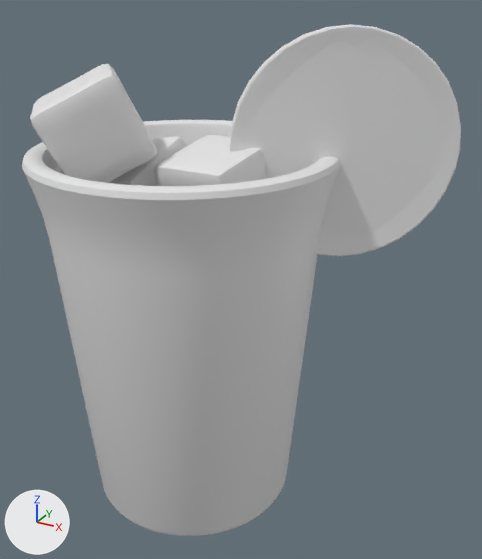
An edit to the OBJ model public/assets/drink-baked/blog0124.obj, drawn before and after from the same camera.
Both versions are drawn from a camera (50 mm lens) standing at (3.42, -5.13, 5.07) and looking at (0.54, 0.1, 2.46). The lights are fixed; the arrows at lower left show +X, +Y and +Z. The first picture is the older version. Where no turn or scale is listed for an object, it has been applied to the vertices.

The scene before the commit, as lines of its bpy script (objects in view):
```python
me_circle_001 = bpy.data.meshes.new('Circle.001')
me_circle_001.from_pydata(...)  # 834 vertices, 832 faces; spans x 0.5..2.3, y -0.15..0.97, z 2.77..4.78
me_cube = bpy.data.meshes.new('Cube')
me_cube.from_pydata(...)  # 386 vertices, 384 faces; spans x -0.671..0.566, y -0.661..0.594, z 1.782..2.869
me_cube_001 = bpy.data.meshes.new('Cube.001')
me_cube_001.from_pydata(...)  # 386 vertices, 384 faces; spans x -0.965..0.053, y -0.52..0.577, z 2.653..3.758
me_cube_002 = bpy.data.meshes.new('Cube.002')
me_cube_002.from_pydata(...)  # 386 vertices, 384 faces; spans x -0.049..0.894, y -0.572..0.438, z 2.875..3.826
me_cube_003 = bpy.data.meshes.new('Cube.003')
me_cube_003.from_pydata(...)  # 386 vertices, 384 faces; spans x -1.217..0.012, y -1.127..0.09, z 3.398..4.428
me_cylinder = bpy.data.meshes.new('Cylinder')
me_cylinder.from_pydata(...)  # 960 vertices, 898 faces; spans x -1.44..1.44, y -1.44..1.44, z 0.0..3.71
me_plane = bpy.data.meshes.new('Plane')
me_plane.from_pydata(...)  # 258 vertices, 78 faces; spans x -1.3..1.3, y -1.3..1.3, z 3.04..3.08
ob_circle_001 = bpy.data.objects.new('Circle.001', me_circle_001)
ob_circle_001.location = (0.0, 0.0, 0.0)
ob_cube = bpy.data.objects.new('Cube', me_cube)
ob_cube.location = (0.0, 0.0, 0.0)
ob_cube_001 = bpy.data.objects.new('Cube.001', me_cube_001)
ob_cube_001.location = (0.0, 0.0, 0.0)
ob_cube_002 = bpy.data.objects.new('Cube.002', me_cube_002)
ob_cube_002.location = (0.0, 0.0, 0.0)
ob_cube_003 = bpy.data.objects.new('Cube.003', me_cube_003)
ob_cube_003.location = (0.0, 0.0, 0.0)
ob_cylinder = bpy.data.objects.new('Cylinder', me_cylinder)
ob_cylinder.location = (0.0, 0.0, 0.0)
ob_plane = bpy.data.objects.new('Plane', me_plane)
ob_plane.location = (0.0, 0.0, 0.0)
```
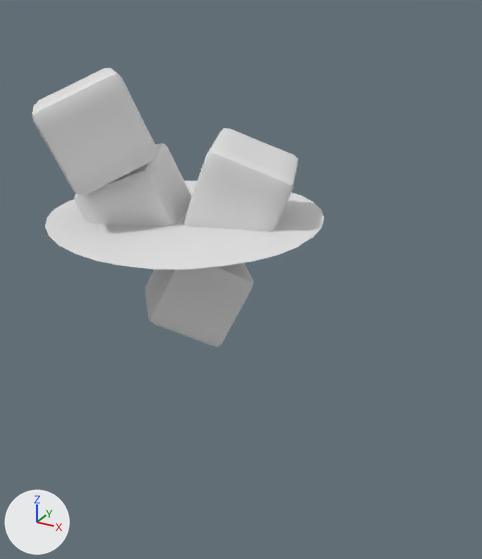
The change, as JSON lines over the scene's bpy script:
```json
{"block": "me_cube", "where": "# used by ob_cube; location = (0.0, 0.0, 0.0)"}
{"op": "remove", "block": "me_cube", "code": "me_cube.from_pydata(...)  # 386 vertices, 384 faces; spans x -0.671..0.566, y -0.661..0.594, z 1.782..2.869"}
{"op": "add", "block": "me_cube", "code": "me_cube.from_pydata(...)  # 386 vertices, 384 faces; spans x -0.561..0.682, y -0.55..0.661, z 1.771..2.806"}
{"block": "me_cube", "change": "me_cube part 1: the whole mesh is multiplied about its middle by the matrix ((-0.881, -0.395, 0.261), (0.075, 0.427, 0.901), (-0.467, 0.814, -0.346)), then moved by (0.113, 0.089, -0.037)"}
{"block": "me_cube_001", "where": "# used by ob_cube_001; location = (0.0, 0.0, 0.0)"}
{"op": "remove", "block": "me_cube_001", "code": "me_cube_001.from_pydata(...)  # 386 vertices, 384 faces; spans x -0.965..0.053, y -0.52..0.577, z 2.653..3.758"}
{"op": "add", "block": "me_cube_001", "code": "me_cube_001.from_pydata(...)  # 386 vertices, 384 faces; spans x -1.01..0.143, y -0.713..0.374, z 2.615..3.68"}
{"block": "me_cube_001", "change": "me_cube_001 part 2: the whole mesh is multiplied about its middle by the matrix ((0.877, -0.405, -0.259), (0.459, 0.867, 0.197), (0.144, -0.291, 0.946)), then moved by (0.022, -0.198, -0.058)"}
{"block": "me_cube_002", "where": "# used by ob_cube_002; location = (0.0, 0.0, 0.0)"}
{"op": "remove", "block": "me_cube_002", "code": "me_cube_002.from_pydata(...)  # 386 vertices, 384 faces; spans x -0.049..0.894, y -0.572..0.438, z 2.875..3.826"}
{"op": "add", "block": "me_cube_002", "code": "me_cube_002.from_pydata(...)  # 386 vertices, 384 faces; spans x -0.072..1.098, y -0.332..0.682, z 2.803..3.842"}
{"block": "me_cube_002", "change": "me_cube_002 part 3: the whole mesh is multiplied about its middle by the matrix ((0.199, -0.963, 0.184), (0.069, -0.173, -0.982), (0.977, 0.209, 0.032)), then moved by (0.091, 0.242, -0.028)"}
{"block": "me_cube_003", "where": "# used by ob_cube_003; location = (0.0, 0.0, 0.0)"}
{"op": "remove", "block": "me_cube_003", "code": "me_cube_003.from_pydata(...)  # 386 vertices, 384 faces; spans x -1.217..0.012, y -1.127..0.09, z 3.398..4.428"}
{"op": "add", "block": "me_cube_003", "code": "me_cube_003.from_pydata(...)  # 386 vertices, 384 faces; spans x -1.178..0.052, y -1.157..0.042, z 3.392..4.425"}
{"block": "me_cube_003", "change": "me_cube_003 part 4: the whole mesh is multiplied about its middle by the matrix ((0.449, -0.506, -0.737), (-0.439, 0.593, -0.675), (0.778, 0.627, 0.044)), then moved by (0.04, -0.039, -0.004)"}
{"block": "me_plane", "where": "# used by ob_plane; location = (0.0, 0.0, 0.0)"}
{"op": "remove", "block": "me_plane", "code": "me_plane.from_pydata(...)  # 258 vertices, 78 faces; spans x -1.3..1.3, y -1.3..1.3, z 3.04..3.08"}
{"op": "add", "block": "me_plane", "code": "me_plane.from_pydata(...)  # 234 vertices, 175 faces; spans x -1.31..1.31, y -1.31..1.31, z 3.04..3.09"}
{"block": "me_plane", "change": "me_plane part 5: 8 vertices moved within x -1.21..1.21, y -1.3..1.3, z 3.04..3.07; 214 vertices removed from x -1.3..1.3, y -1.3..1.3, z 3.04..3.08; 190 vertices added at x -1.31..1.31, y -1.31..1.31, z 3.04..3.09"}
{"op": "remove", "block": "ob_circle_001", "code": ["ob_circle_001 = bpy.data.objects.new('Circle.001', me_circle_001)", "ob_circle_001.location = (0.0, 0.0, 0.0)"]}
{"op": "remove", "block": "ob_cylinder", "code": ["ob_cylinder = bpy.data.objects.new('Cylinder', me_cylinder)", "ob_cylinder.location = (0.0, 0.0, 0.0)"]}
```

Where the change shows, as pixel boxes [x1, y1, x2, y2] in the pictures (482 x 559 px; the box of a moved part takes in the faces that stretch with it):
```json
{"object": "Cylinder", "change": "deleted", "before": [22, 120, 340, 536]}
{"object": "Circle.001", "change": "deleted", "before": [229, 24, 461, 256]}
{"object": "Cube.003", "change": "reshaped", "before": [30, 64, 157, 183], "after": [32, 68, 158, 196]}
{"object": "Cube.002", "change": "reshaped", "before": [154, 135, 265, 186], "after": [184, 128, 298, 231]}
{"object": "Cube.001", "change": "reshaped", "before": [109, 136, 187, 186], "after": [74, 143, 192, 265]}
{"part": 1, "of": "me_cube", "change": "moved or reshaped", "after": [145, 263, 254, 347], "on screen": "not visible before"}
{"part": 5, "of": "me_plane", "change": "moved or reshaped", "after": [45, 181, 324, 269], "on screen": "not visible before"}
```
